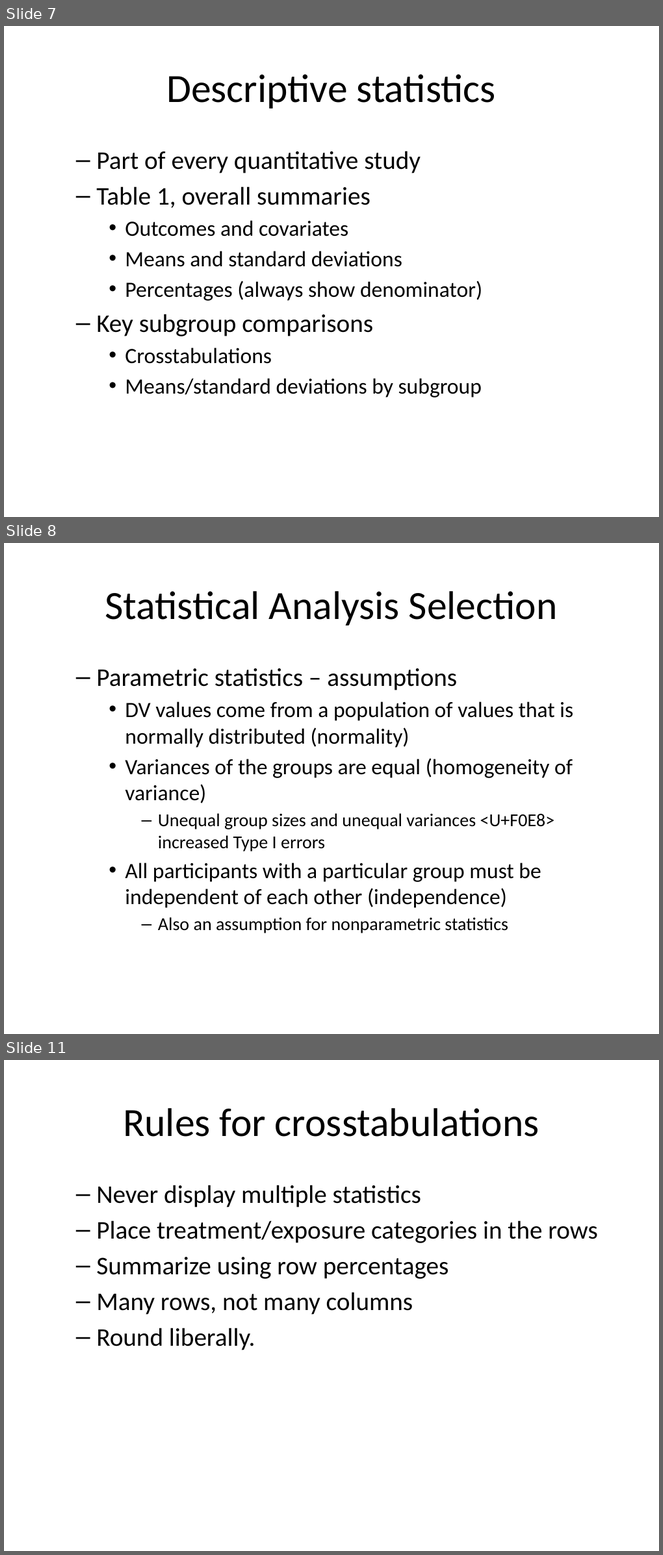
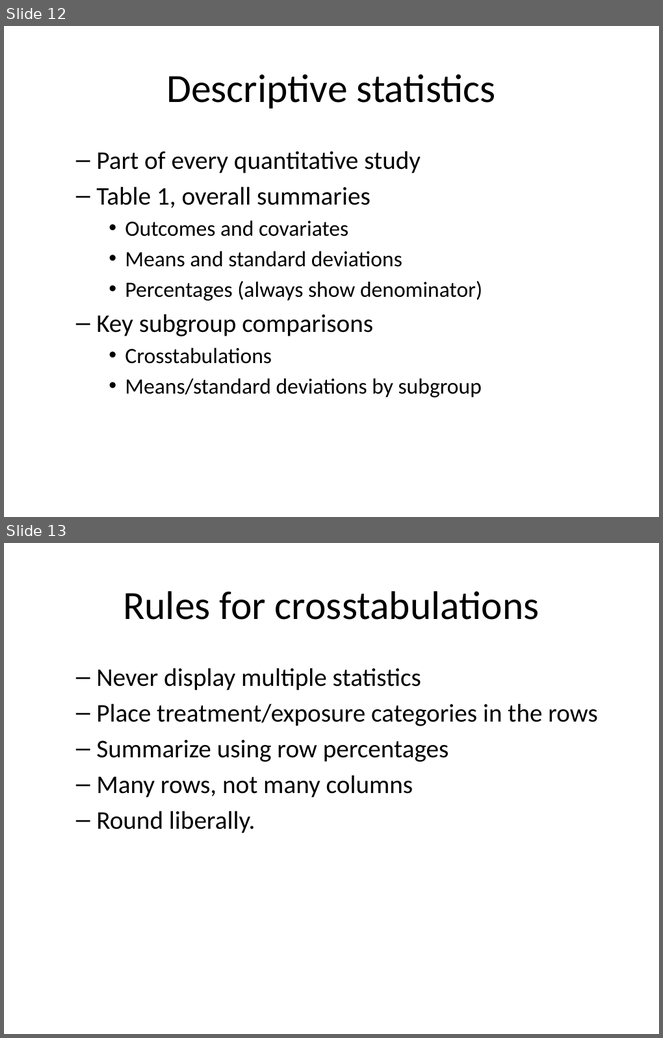
Before and after one commit to classes-medb/5510, a slide deck: src/video-13-statistical-models.pptx. Shown one above the other, each under a label of ours: slides 7, 8 and 11 before the commit, slides 12 and 13 after it; the slides between them are not shown. The pictures are 663x1555 and 663x1038 pixels, drawn with LibreOffice and Linux fonts; fonts in the diff are those of the drawing. Boxes give left, top, right and bottom in pixels: in the first picture for what was removed or moved away, otherwise in the second. Text is boxed around its words. In the diff, an @@ line names an element or a change of style, - is before the commit and + after.

```diff
--- a/src/video-13-statistical-models.pptx
+++ b/src/video-13-statistical-models.pptx
@@ slide 8 removed at <box>4,543,659,1034</box>, background #FFFFFF @@
@@ title removed at <box>105,591,558,626</box> @@
-Statistical Analysis Selection
@@ text removed at <box>96,668,573,934</box> @@
-  – Parametric statistics – assumptions
-    • DV values come from a population of values that is normally distributed (normality)
-    • Variances of the groups are equal (homogeneity of variance)
-      – Unequal group sizes and unequal variances <U+F0E8> increased Type I errors
-    • All participants with a particular group must be independent of each other (independence)
-      – Also an assumption for nonparametric statistics
@@ what was slide 7 is now slide 12 @@
@@ what was slide 11 is now slide 13 @@
```
Also in this commit, not shown: 5 slides changed, 10 slides added, 6 other files.
